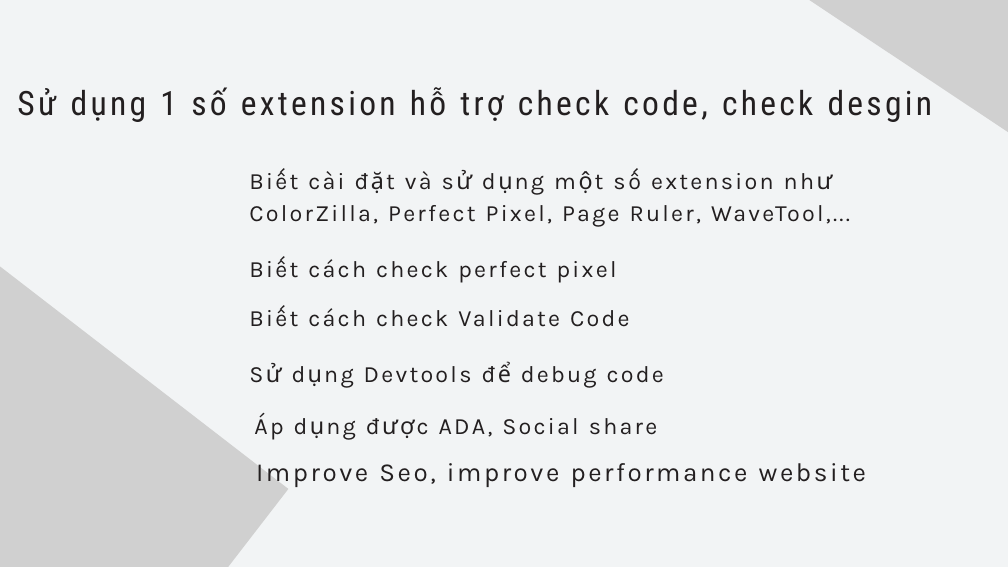
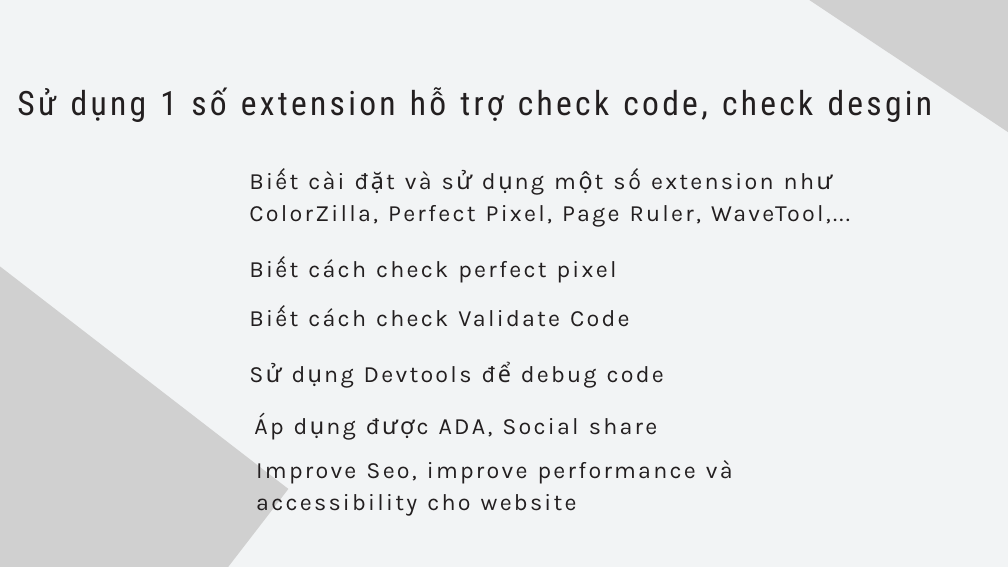
Before and after one commit to thinhvu2801/Vu-Minh-Thinh, a slide deck: slide 4 of baitap/Intern Report.pptx. Drawn at 1008x567 pixels with LibreOffice and Linux fonts; fonts in the diff are those of the drawing; grey boxes stand for pictures. Boxes give left, top, right and bottom in pixels: in the first picture for what was removed or moved away, otherwise in the second. Text is boxed around its words. In the diff, an @@ line names an element or a change of style, - is before the commit and + after.

```diff
--- a/baitap/Intern Report.pptx
+++ b/baitap/Intern Report.pptx
@@ text at bbox=[256, 460, 733, 515]: text changed; size 37.2 to 33.2 pt @@
-Improve Seo, improve performance website
+Improve Seo, improve performance và accessibility cho website
```
Also in this commit, not shown: 2 other slides changed, 5 other files.
